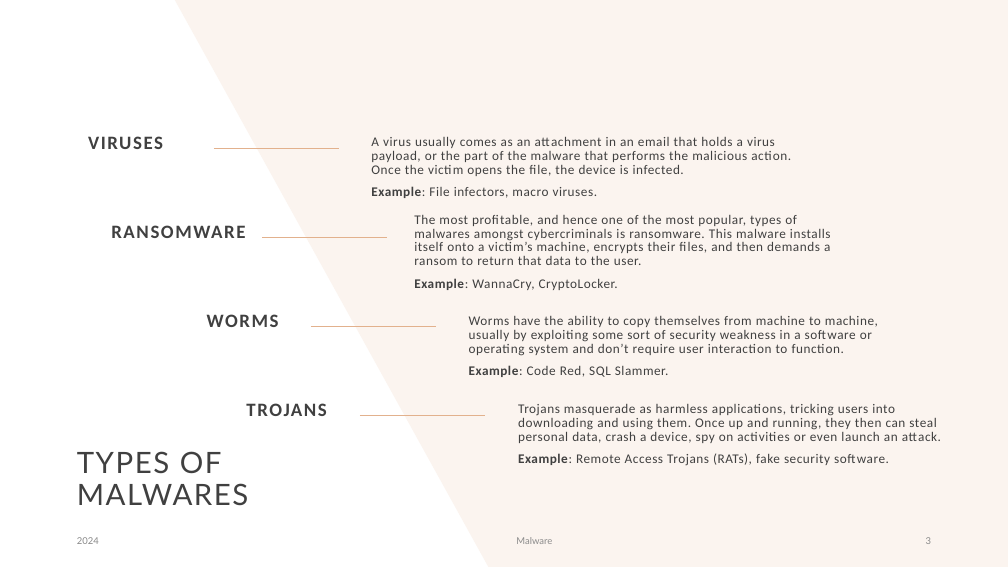
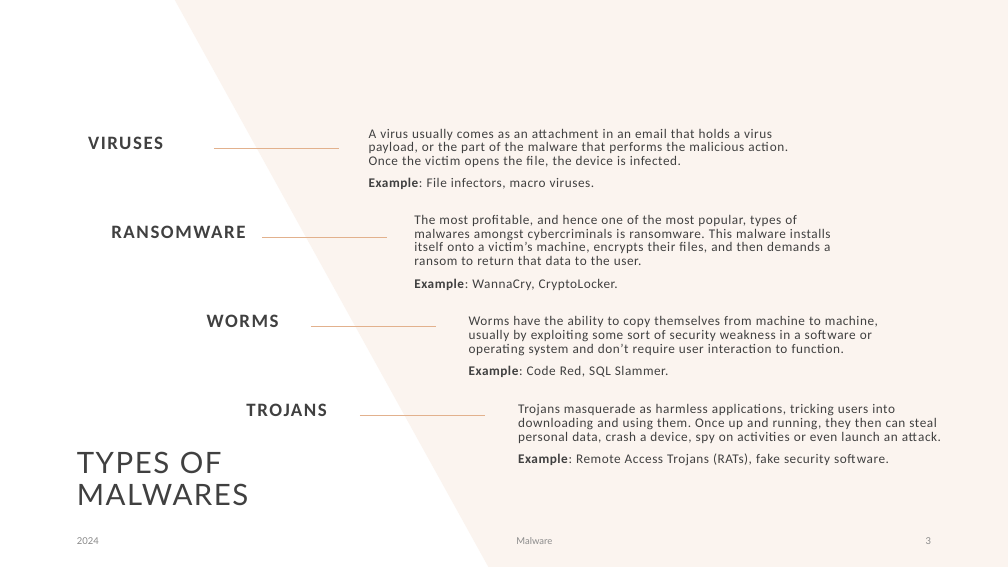
Before and after one commit to AbhilashChutia/MCA-Minor-Project, a slide deck: slide 3 of Malware.pptx. Drawn at 1008x567 pixels with LibreOffice and Linux fonts; fonts in the diff are those of the drawing. Boxes give left, top, right and bottom in pixels: in the first picture for what was removed or moved away, otherwise in the second. Text is boxed around its words. In the diff, an @@ line names an element or a change of style, - is before the commit and + after.

```diff
--- a/Malware.pptx
+++ b/Malware.pptx
@@ text "A virus usually comes as ...": place and size @@
-text "A virus usually comes as ..." at [371,137,791,198]
+text "A virus usually comes as ..." at [369,129,788,189]
```
Also in this commit, not shown: 3 other slides changed, 2 other files.
